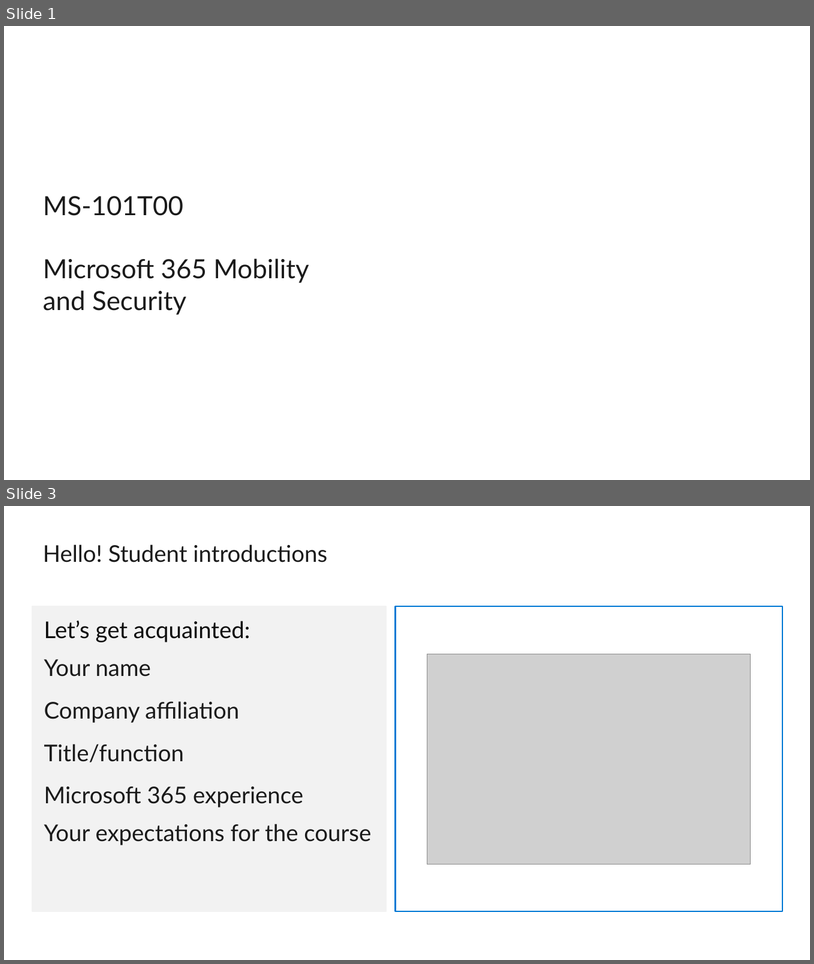
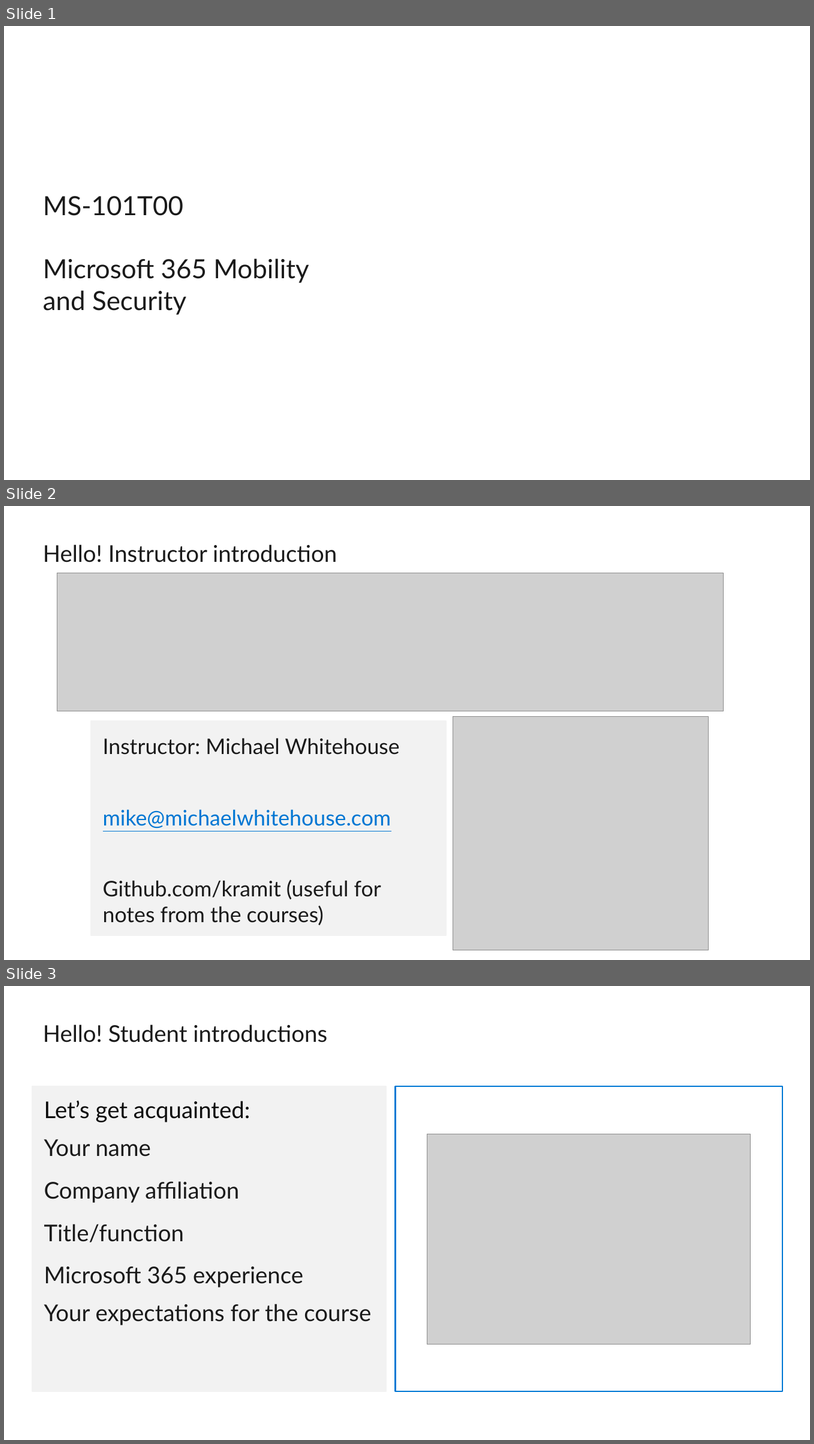
Before and after one commit to kramit/MS-101, a slide deck: MS-101/MS-101T00A-ENU-PowerPoint/MS-101T00A-ENU-PowerPoint_Introduction.pptx. Shown one above the other, each under a label of ours: slides 1 and 3 before the commit, slides 1, 2 and 3 after it; the slides between them are not shown. The pictures are 814x964 and 814x1444 pixels, drawn with LibreOffice and Linux fonts; fonts in the diff are those of the drawing; grey boxes stand for pictures; background and template pictures are left out. Boxes give left, top, right and bottom in pixels: in the first picture for what was removed or moved away, otherwise in the second. Text is boxed around its words. In the diff, an @@ line names an element or a change of style, - is before the commit and + after.

```diff
--- a/MS-101/MS-101T00A-ENU-PowerPoint/MS-101T00A-ENU-PowerPoint_Introduction.pptx
+++ b/MS-101/MS-101T00A-ENU-PowerPoint/MS-101T00A-ENU-PowerPoint_Introduction.pptx
@@ slide 2 added at bbox=[4, 506, 810, 960], background #FFFFFF @@
@@ title added at bbox=[43, 544, 337, 562], 28 pt, text #1A1A1A @@
+Hello! Instructor introduction
@@ picture added at bbox=[57, 573, 724, 711] @@
@@ rectangle added at bbox=[91, 721, 446, 935], fill #F2F2F2, outline #F2F2F2 1.5 pt, 26 pt, text #1A1A1A @@
+Instructor: Michael Whitehouse
+mike@michaelwhitehouse.com
+Github.com/kramit (useful for notes from the courses)
@@ picture added at bbox=[453, 716, 709, 949] @@
```
Also in this commit, not shown: 1 slide removed, 1 other file.
